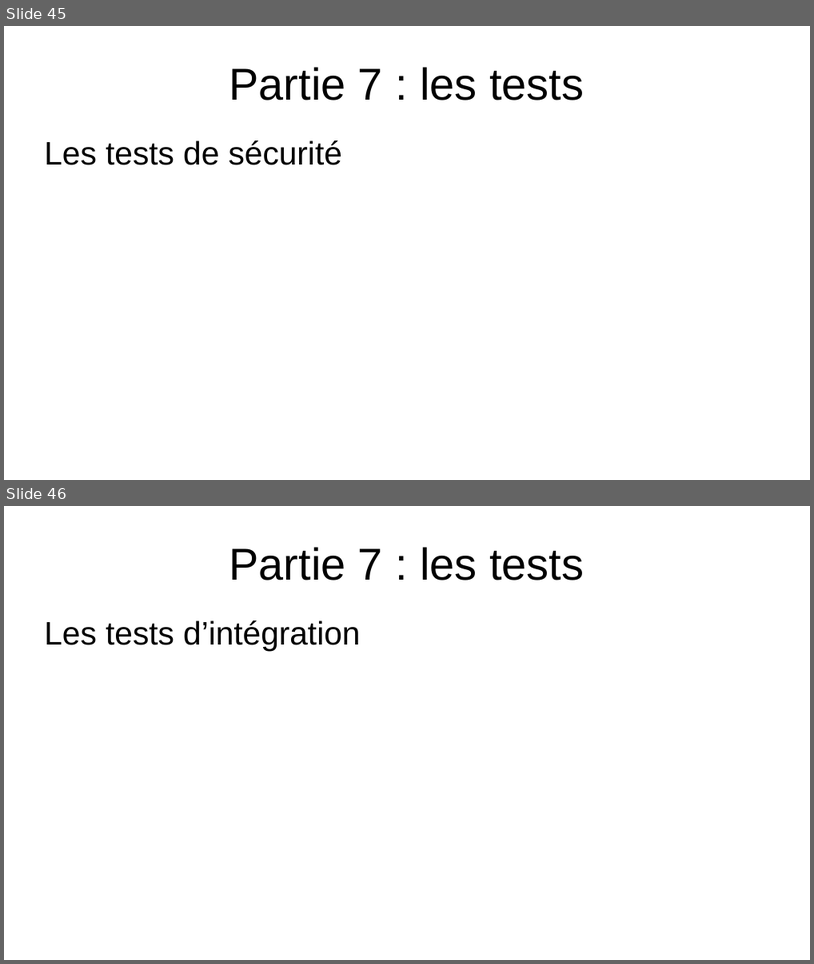
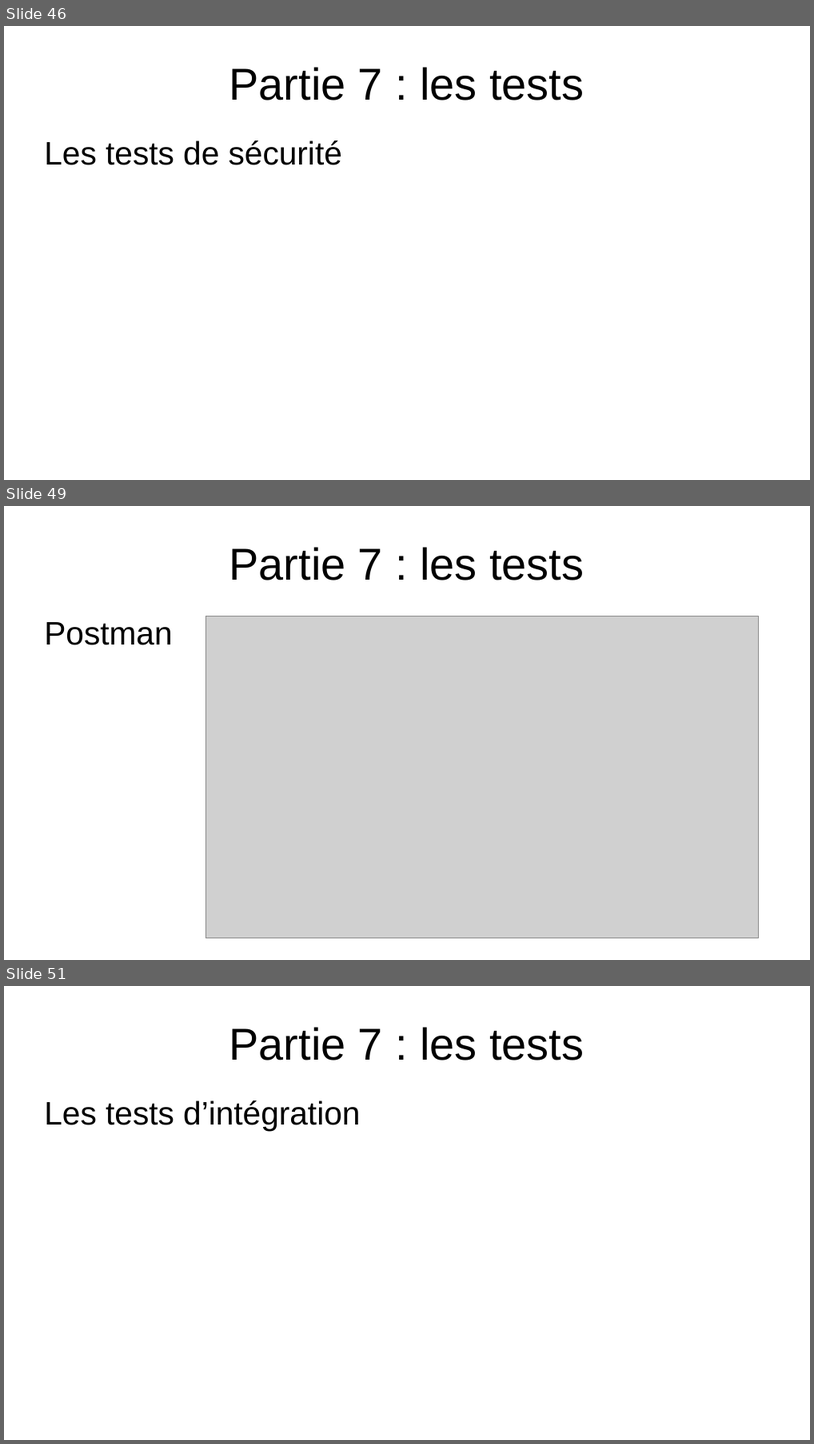
Before and after one commit to EmmaBroudic/Projet-Nooky, a slide deck: doc/Nooky.odp. Shown one above the other, each under a label of ours: slides 45 and 46 before the commit, slides 46, 49 and 51 after it; the slides between them are not shown. The pictures are 814x964 and 814x1444 pixels, drawn with LibreOffice and Linux fonts; fonts in the diff are those of the drawing; grey boxes stand for pictures. Boxes give left, top, right and bottom in pixels: in the first picture for what was removed or moved away, otherwise in the second. Text is boxed around its words. In the diff, an @@ line names an element or a change of style, - is before the commit and + after.

```diff
--- a/doc/Nooky.odp
+++ b/doc/Nooky.odp
@@ slide 49 added at [4,506,810,960], background #FFFFFF @@
@@ title added at [230,547,584,580], 44 pt, text #000000 @@
+Partie 7 : les tests
@@ text added at [44,622,172,645], 32 pt, text #000000 @@
+Postman
@@ picture added at [206,616,759,939] @@
@@ what was slide 45 is now slide 46 @@
@@ what was slide 46 is now slide 51 @@
```
Also in this commit, not shown: 6 slides changed, 8 other slides added, 1 slide removed, 7 other files.
